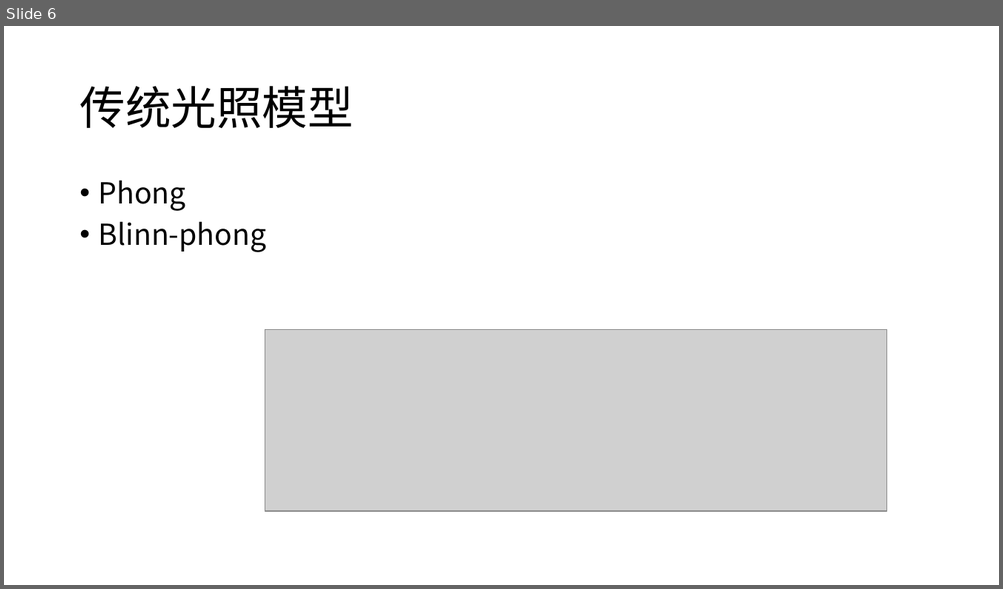
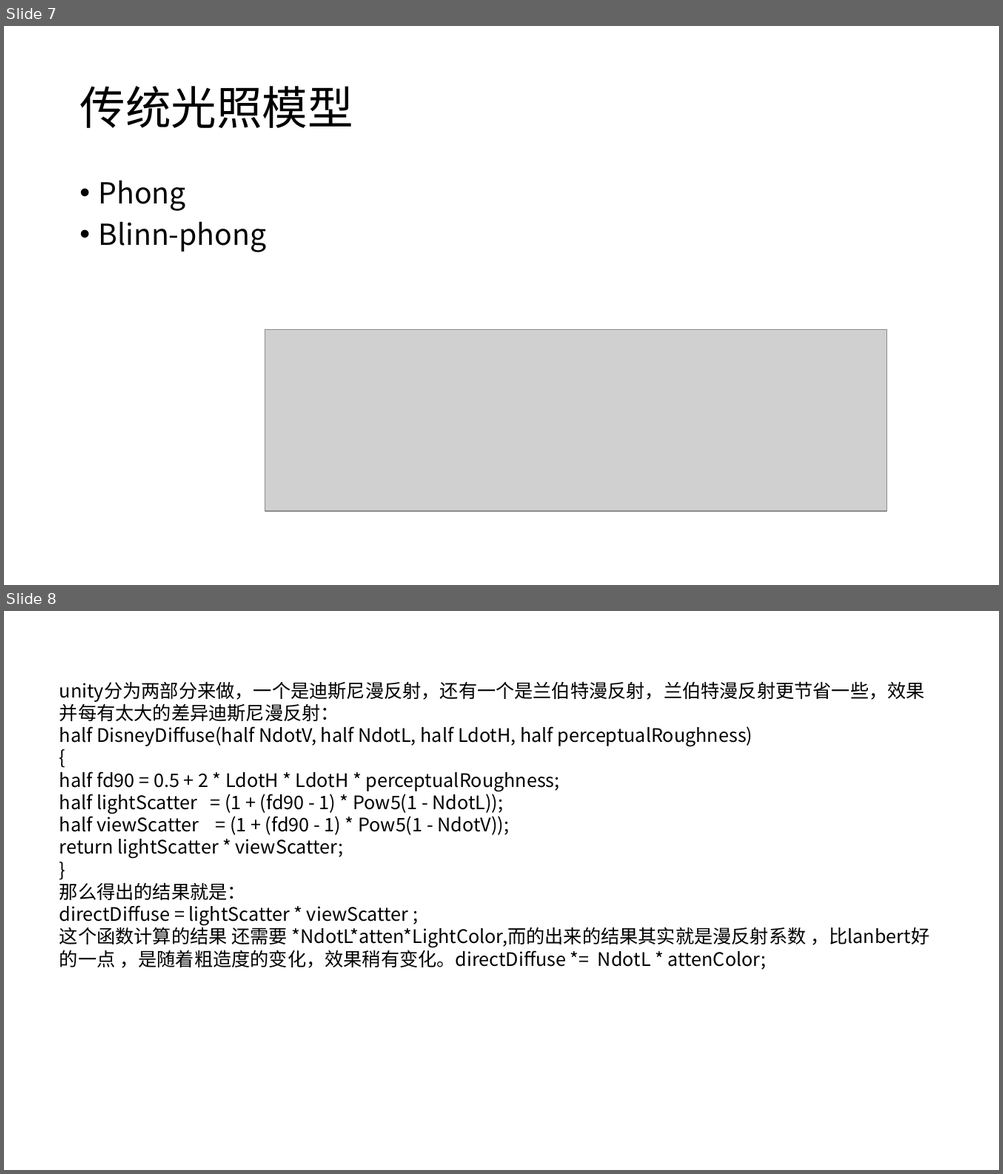
Before and after one commit to luxuia/pbr_demo, a slide deck: pbr和npr.pptx. Shown one above the other, each under a label of ours: slide 6 before the commit, slides 7 and 8 after it. The pictures are 1003x589 and 1003x1174 pixels, drawn with LibreOffice and Linux fonts; fonts in the diff are those of the drawing; grey boxes stand for pictures. Boxes give left, top, right and bottom in pixels: in the first picture for what was removed or moved away, otherwise in the second. Text is boxed around its words. In the diff, an @@ line names an element or a change of style, - is before the commit and + after.

```diff
--- a/pbr和npr.pptx
+++ b/pbr和npr.pptx
@@ slide 8 added at [4,611,999,1170], background #FFFFFF @@
@@ text added at [60,681,929,970], 18 pt, text #000000 @@
+unity分为两部分来做，一个是迪斯尼漫反射，还有一个是兰伯特漫反射，兰伯特漫反射更节省一些，效果并每有太大的差异迪斯尼漫反射：
+half DisneyDiffuse(half NdotV, half NdotL, half LdotH, half perceptualRoughness)
+{
+half fd90 = 0.5 + 2 * LdotH * LdotH * perceptualRoughness;
+half lightScatter = (1 + (fd90 - 1) * Pow5(1 - NdotL));
+half viewScatter = (1 + (fd90 - 1) * Pow5(1 - NdotV));
+return lightScatter * viewScatter;
+}
+那么得出的结果就是：
+directDiffuse = lightScatter * viewScatter ;
+这个函数计算的结果 还需要 *NdotL*atten*LightColor,而的出来的结果其实就是漫反射系数 ，比lanbert好的一点 ，是随着粗造度的变化，效果稍有变化。directDiffuse *= NdotL * attenColor;
@@ what was slide 6 is now slide 7 @@
```
Also in this commit, not shown: 1 slide changed, 1 other slide added, 12 other files.
